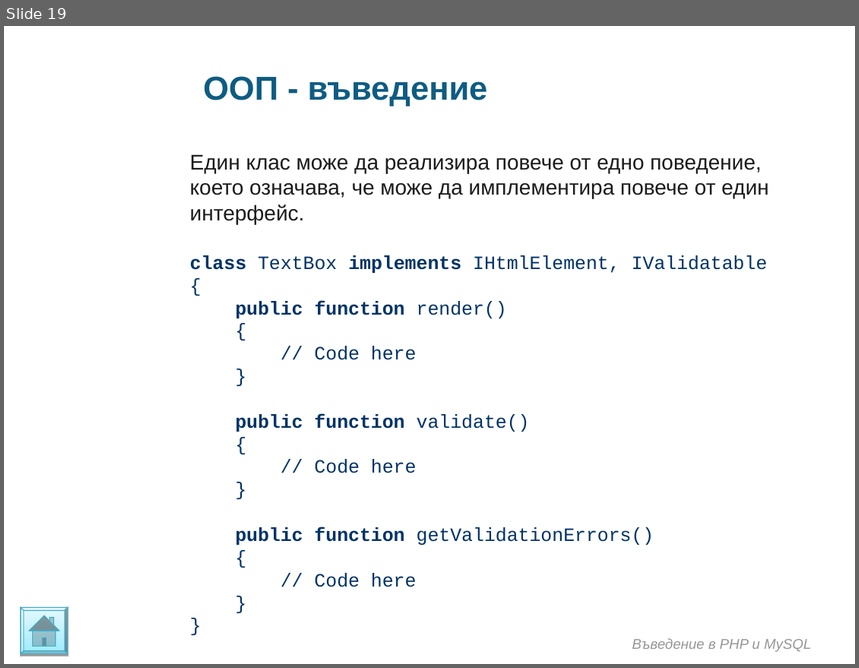
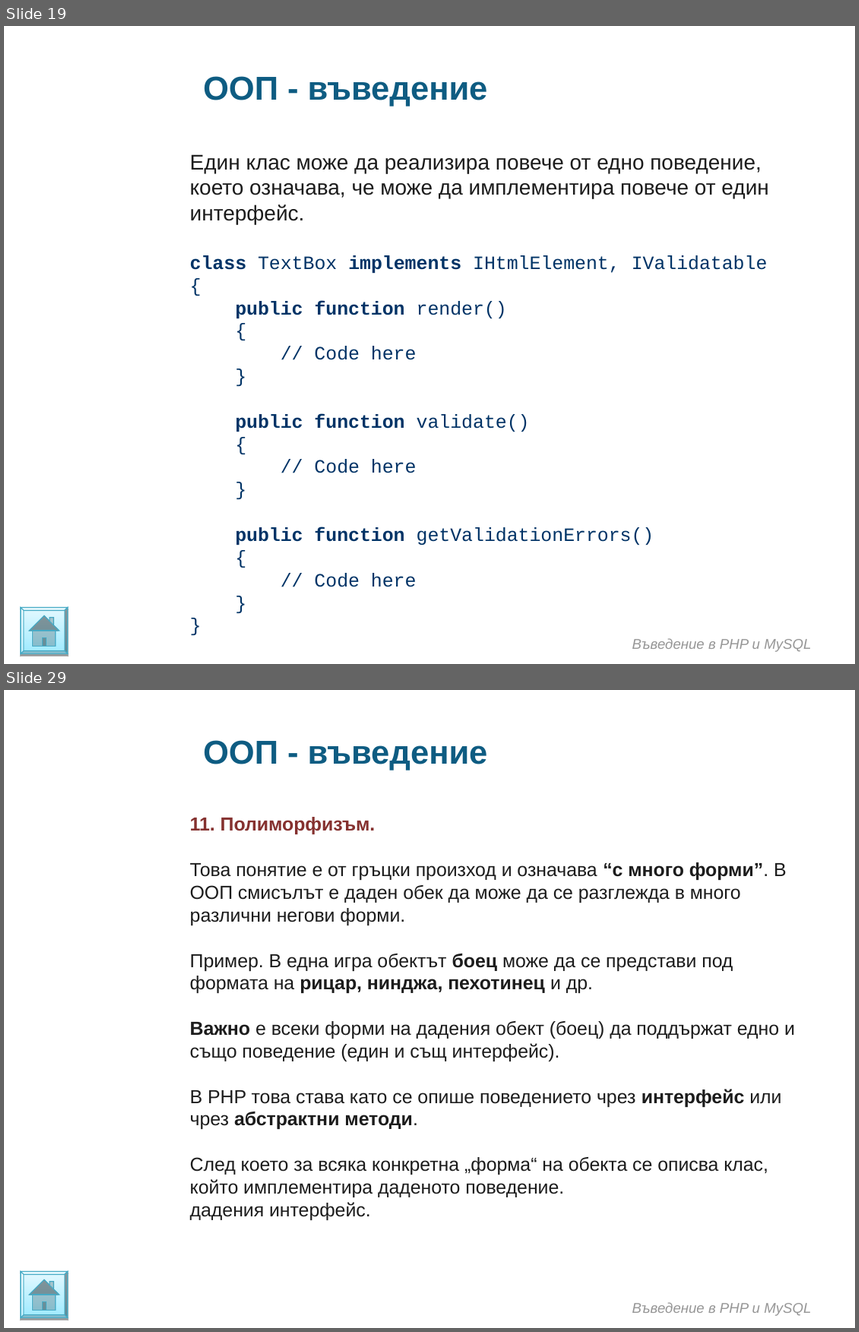
Before and after one commit to ivanstoynov/php-learning, a slide deck: Materials/PHP/Introduction in OOP.ppt. Shown one above the other, each under a label of ours: slide 19 before the commit, slides 19 and 29 after it; the slides between them are not shown. The pictures are 859x668 and 859x1332 pixels, drawn with LibreOffice and Linux fonts; fonts in the diff are those of the drawing; background and template pictures are left out. Boxes give left, top, right and bottom in pixels: in the first picture for what was removed or moved away, otherwise in the second. Text is boxed around its words. In the diff, an @@ line names an element or a change of style, - is before the commit and + after.

```diff
--- a/Materials/PHP/Introduction in OOP.ppt
+++ b/Materials/PHP/Introduction in OOP.ppt
@@ slide 29 added at [4, 690, 855, 1328], background picture (left out) @@
@@ text added at [203, 740, 488, 771], 28 pt, text #0E5C82, bold @@
+ООП - въведение
@@ text added at [190, 817, 795, 1220], 16 pt, text #1C1C1C @@
+11. Полиморфизъм.
+Това понятие е от гръцки произход и означава “с много форми”. В ООП смисълът е даден обек да може да се разглежда в много различни негови форми.
+Пример. В една игра обектът боец може да се представи под формата на рицар, нинджа, пехотинец и др.
+Важно е всеки форми на дадения обект (боец) да поддържат едно и също поведение (един и същ интерфейс).
+В PHP това става като се опише поведението чрез интерфейс или чрез абстрактни методи.
+След което за всяка конкретна „форма“ на обекта се описва клас, който имплементира даденото поведение.
+дадения интерфейс.
@@ freeform shape added at [21, 1272, 68, 1319], fill gradient #9EEAFF to #E4F9FF, outline #46AAC5 0.74 pt @@
@@ text added at [633, 1303, 811, 1316], 12 pt, text #969696, italic @@
+Въведение в PHP и MySQL
```
Also in this commit, not shown: 2 slides changed, 11 other slides added, 2 other files.
